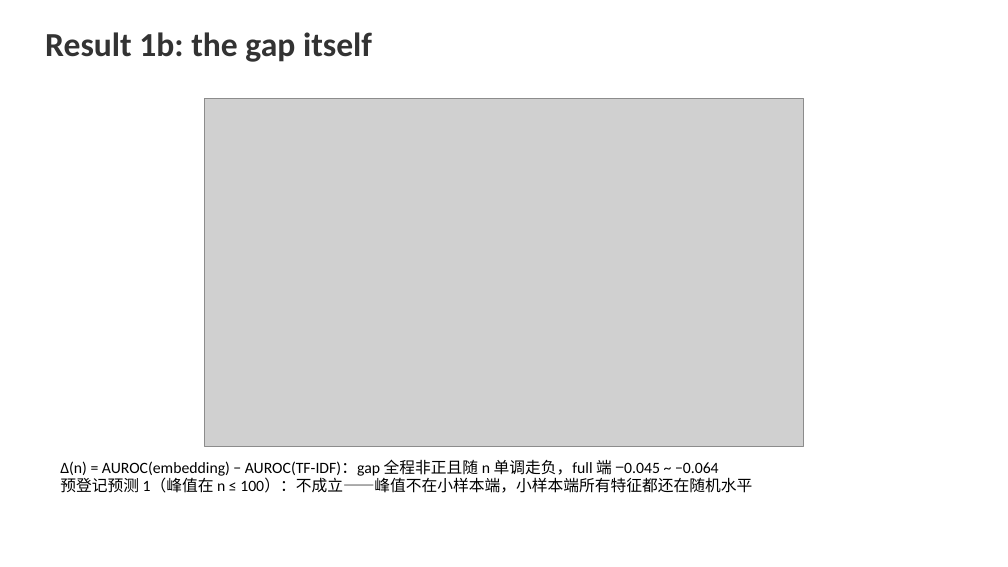
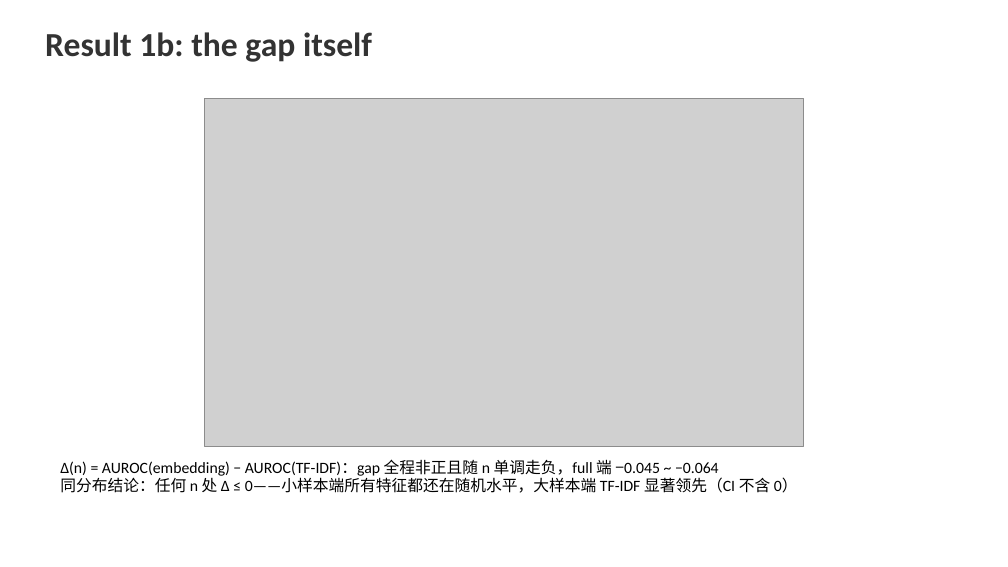
Before and after one commit to FauReam/text-monitor-436, a slide deck: slide 5 of slides/final.pptx. Drawn at 1008x567 pixels with LibreOffice and Linux fonts; fonts in the diff are those of the drawing; grey boxes stand for pictures. Boxes give left, top, right and bottom in pixels: in the first picture for what was removed or moved away, otherwise in the second. Text is boxed around its words. In the diff, an @@ line names an element or a change of style, - is before the commit and + after.

Commit message:
按得分点口径精简：移除全部预登记内容（非得分点）；one-pager 更新为 v2 最终结果（三轴完成：同分布 Δ 负、迁移 +0.020、扰动 ≤0.007）

```diff
--- a/slides/final.pptx
+++ b/slides/final.pptx
@@ text at (x1=60, y1=477, x2=798, y2=493): text changed @@
-预登记预测 1（峰值在 n ≤ 100）：不成立——峰值不在小样本端，小样本端所有特征都还在随机水平
+同分布结论：任何 n 处 Δ ≤ 0——小样本端所有特征都还在随机水平，大样本端 TF-IDF 显著领先（CI 不含 0）
```
Also in this commit, not shown: 3 other slides changed, 6 other files.
